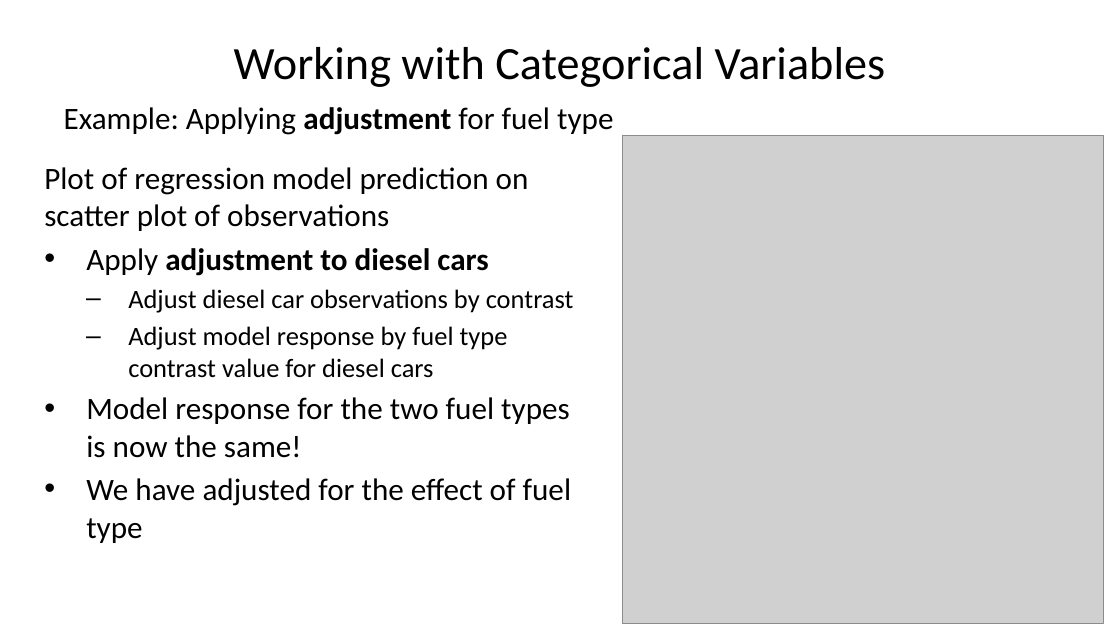
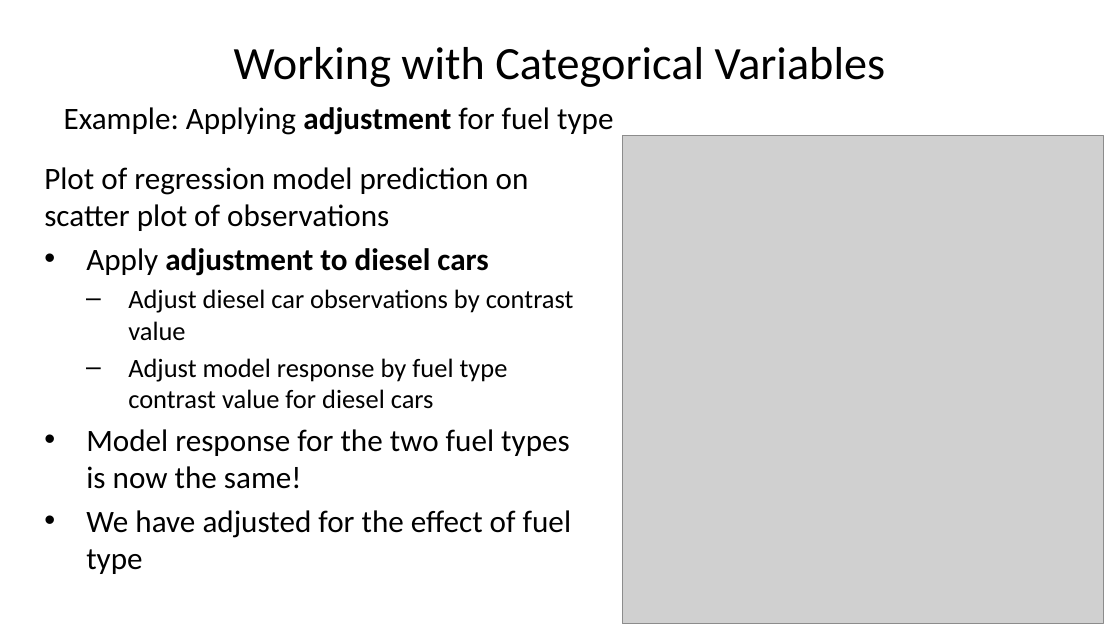
Before and after one commit to StephenElston/CSCI-E-83, a slide deck: slide 21 of LectureSlides/09_GeneralizingTheLinearModel.pptx. Drawn at 1120x630 pixels with LibreOffice and Linux fonts; fonts in the diff are those of the drawing; grey boxes stand for pictures. Boxes give left, top, right and bottom in pixels: in the first picture for what was removed or moved away, otherwise in the second. Text is boxed around its words. In the diff, an @@ line names an element or a change of style, - is before the commit and + after.

```diff
--- a/LectureSlides/09_GeneralizingTheLinearModel.pptx
+++ b/LectureSlides/09_GeneralizingTheLinearModel.pptx
@@ text at [128, 289, 574, 341]: text changed @@
-  – Adjust diesel car observations by contrast
+  – Adjust diesel car observations by contrast value
```
Also in this commit, not shown: 13 other slides changed.
